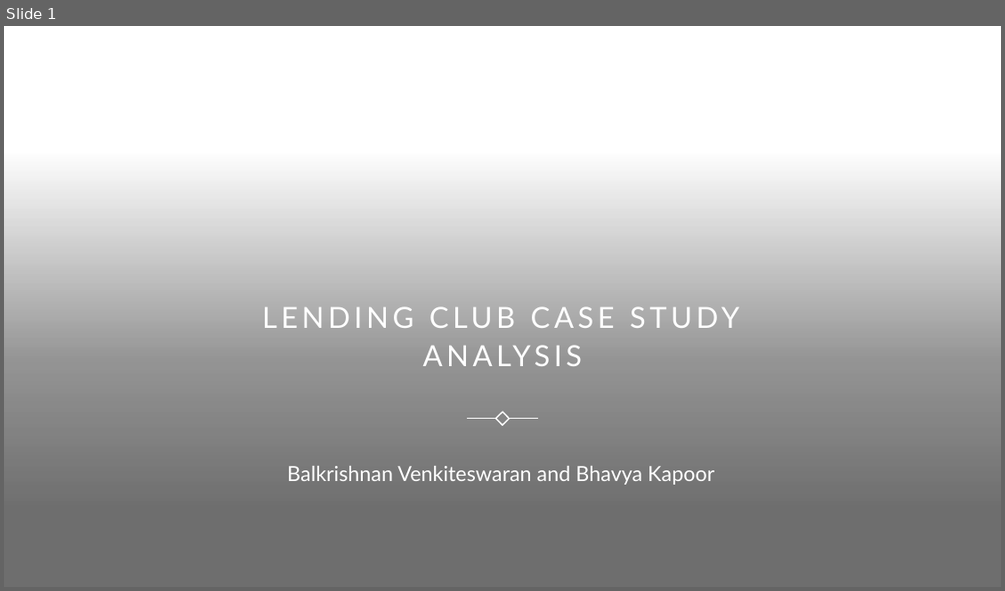
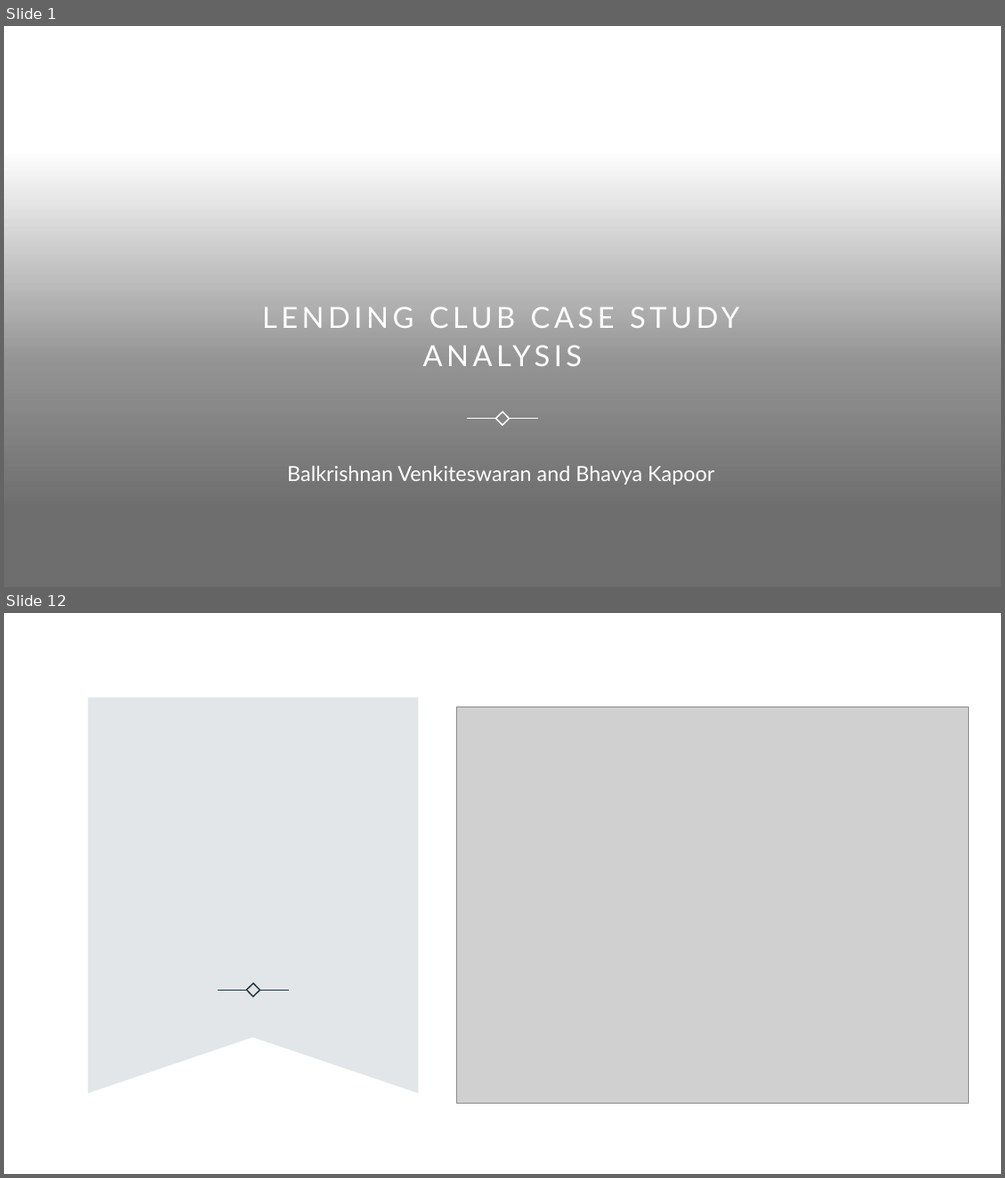
Before and after one commit to balkrishnan/LendingClubCase_upGrad_BalkrishnanV_BhavyaK, a slide deck: BalkrishnanV_and_BhavyaK_LendingClubCaseStudy.pptx. Shown one above the other, each under a label of ours: slide 1 before the commit, slides 1 and 12 after it; the slides between them are not shown. The pictures are 1005x591 and 1005x1178 pixels, drawn with LibreOffice and Linux fonts; fonts in the diff are those of the drawing; grey boxes stand for pictures; background and template pictures are left out; a plain dark background stands for a picture behind light text. Boxes give left, top, right and bottom in pixels: in the first picture for what was removed or moved away, otherwise in the second. Text is boxed around its words. In the diff, an @@ line names an element or a change of style, - is before the commit and + after.

```diff
--- a/BalkrishnanV_and_BhavyaK_LendingClubCaseStudy.pptx
+++ b/BalkrishnanV_and_BhavyaK_LendingClubCaseStudy.pptx
@@ slide 12 added at [4,613,1001,1174], background #FFFFFF @@
@@ freeform shape added at [4,613,1001,1174], fill #E2E6E8 @@
@@ rectangle added at [4,613,1001,1174], fill #FFFFFF @@
@@ freeform shape added at [88,697,418,1093], fill #E2E6E8 @@
@@ picture added at [456,707,969,1103] @@
@@ rectangle added at [246,983,260,997], outline #22363C 1.25 pt @@
@@ line added from (218, 989) to (246, 989), #22363C 1.25 pt @@
@@ line added from (259, 989) to (289, 989), #22363C 1.25 pt @@
```
Also in this commit, not shown: 35 other slides added, 26 slides removed, 1 other file.
